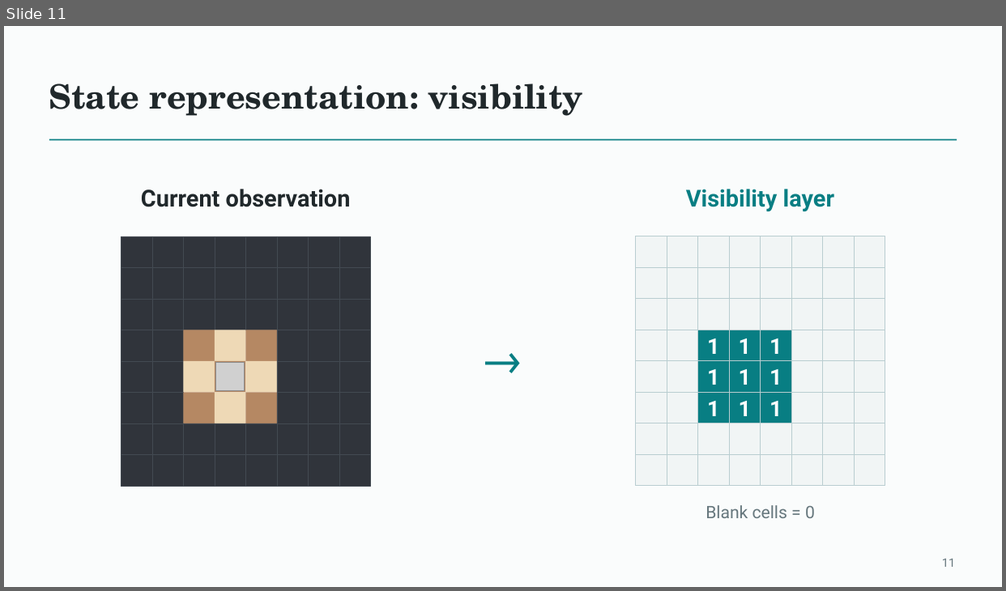
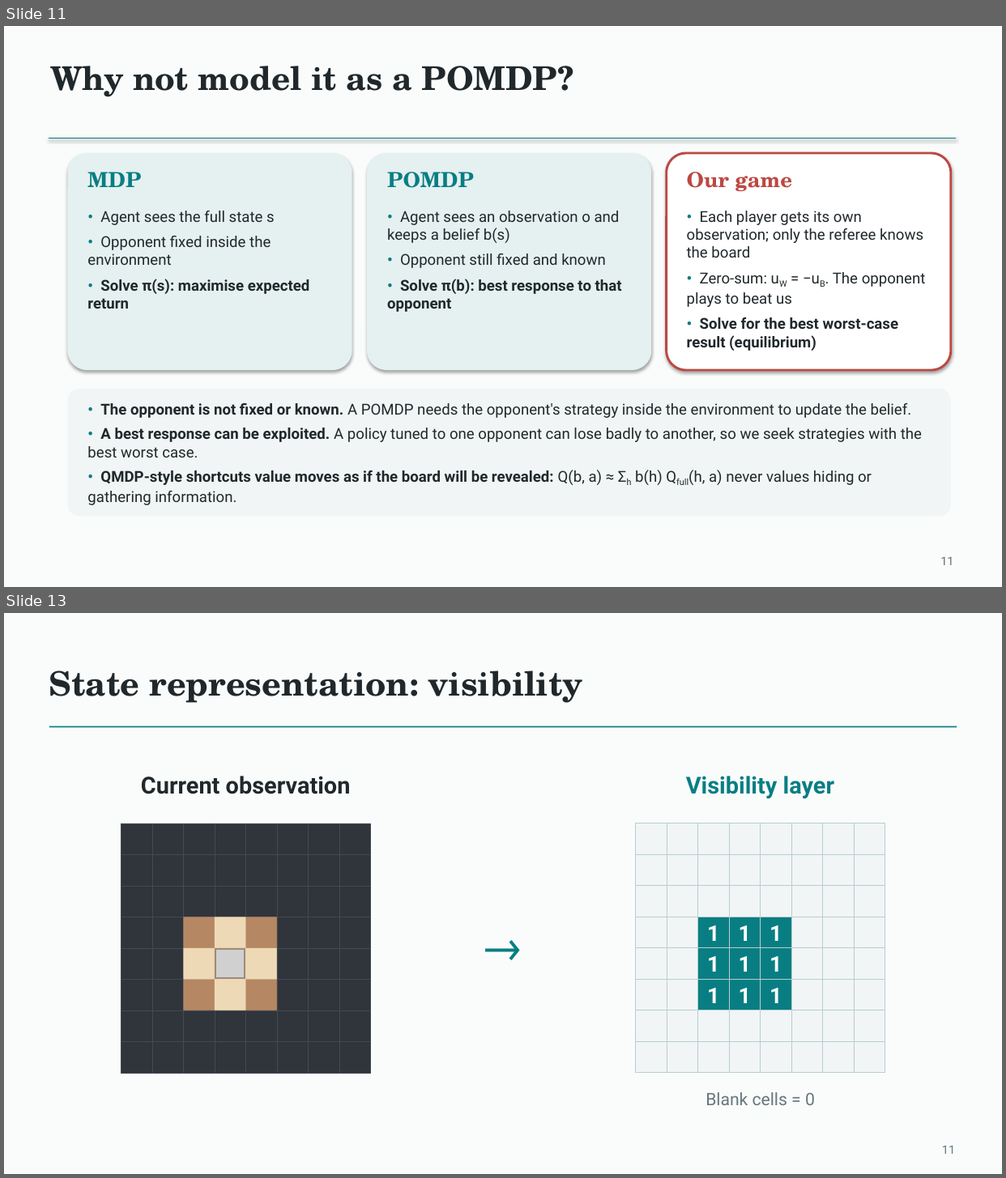
Before and after one commit to Mr-Teal/CS5446_project, a slide deck: docs/presentation/Fog of War Chess - final deck.pptx. Shown one above the other, each under a label of ours: slide 11 before the commit, slides 11 and 13 after it; the slides between them are not shown. The pictures are 1006x591 and 1006x1178 pixels, drawn with LibreOffice and Linux fonts; fonts in the diff are those of the drawing; grey boxes stand for pictures. Boxes give left, top, right and bottom in pixels: in the first picture for what was removed or moved away, otherwise in the second. Text is boxed around its words. In the diff, an @@ line names an element or a change of style, - is before the commit and + after.

```diff
--- a/docs/presentation/Fog of War Chess - final deck.pptx
+++ b/docs/presentation/Fog of War Chess - final deck.pptx
@@ slide 11 added at [4,26,1002,587], background #FAFCFC @@
@@ text added at [50,66,573,97], 31.5 pt, text #20282B, bold @@
+Why not model it as a POMDP?
@@ line added from (49, 139) to (957, 139), #087E83 1 pt @@
@@ rounded rectangle added at [68,153,352,370], fill #E5F0F0 @@
@@ rounded rectangle added at [367,153,651,370], fill #E5F0F0 @@
@@ rounded rectangle added at [667,153,951,370], fill #FFFFFF, outline #BB4942 2.25 pt @@
@@ text added at [87,172,141,187], 20 pt, text #087E83, bold @@
+MDP
@@ text added at [387,172,474,188], 20 pt, text #087E83, bold @@
+POMDP
@@ text added at [687,172,792,191], 20 pt, text #BB4942, bold @@
+Our game
@@ text added at [87,211,310,309], 14.5 pt, text #20282B @@
+• Agent sees the full state s
+• Opponent fixed inside the environment
+• Solve π(s): maximise expected return
@@ text added at [387,211,622,312], 14.5 pt, text #20282B @@
+• Agent sees an observation o and keeps a belief b(s)
+• Opponent still fixed and known
+• Solve π(b): best response to that opponent
@@ text added at [687,211,926,351], 14.5 pt, text #20282B @@
+• Each player gets its own observation; only the referee knows the board
+• Zero-sum: uW = −uB. The opponent plays to beat us
+• Solve for the best worst-case result (equilibrium)
@@ rounded rectangle added at [68,389,951,516], fill #F1F5F5 @@
@@ text added at [87,403,922,506], 14.5 pt, text #20282B @@
+• The opponent is not fixed or known. A POMDP needs the opponent's strategy inside the environment to update the belief.
+• A best response can be exploited. A policy tuned to one opponent can lose badly to another, so we seek strategies with the best worst case.
+• QMDP-style shortcuts value moves as if the board will be revealed: Q(b, a) ≈ Σh b(h) Qfull(h, a) never values hiding or gathering information.
@@ text added at [940,557,953,565], 11.2 pt, text #637276 @@
+11
@@ what was slide 11 is now slide 13 @@
```
Also in this commit, not shown: 2 slides changed, 19 other slides added, 59 slides removed, 1 other file.
